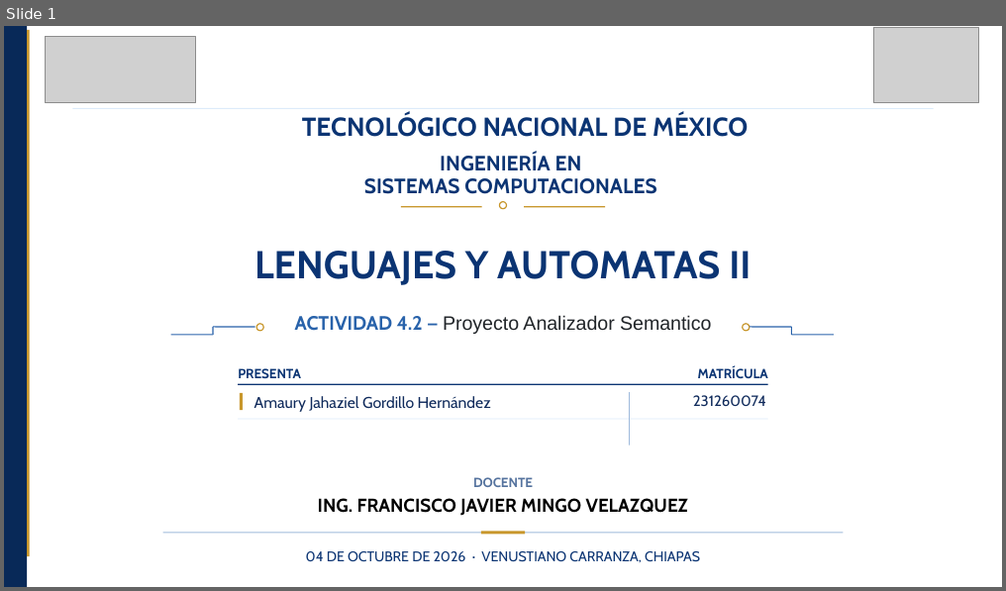
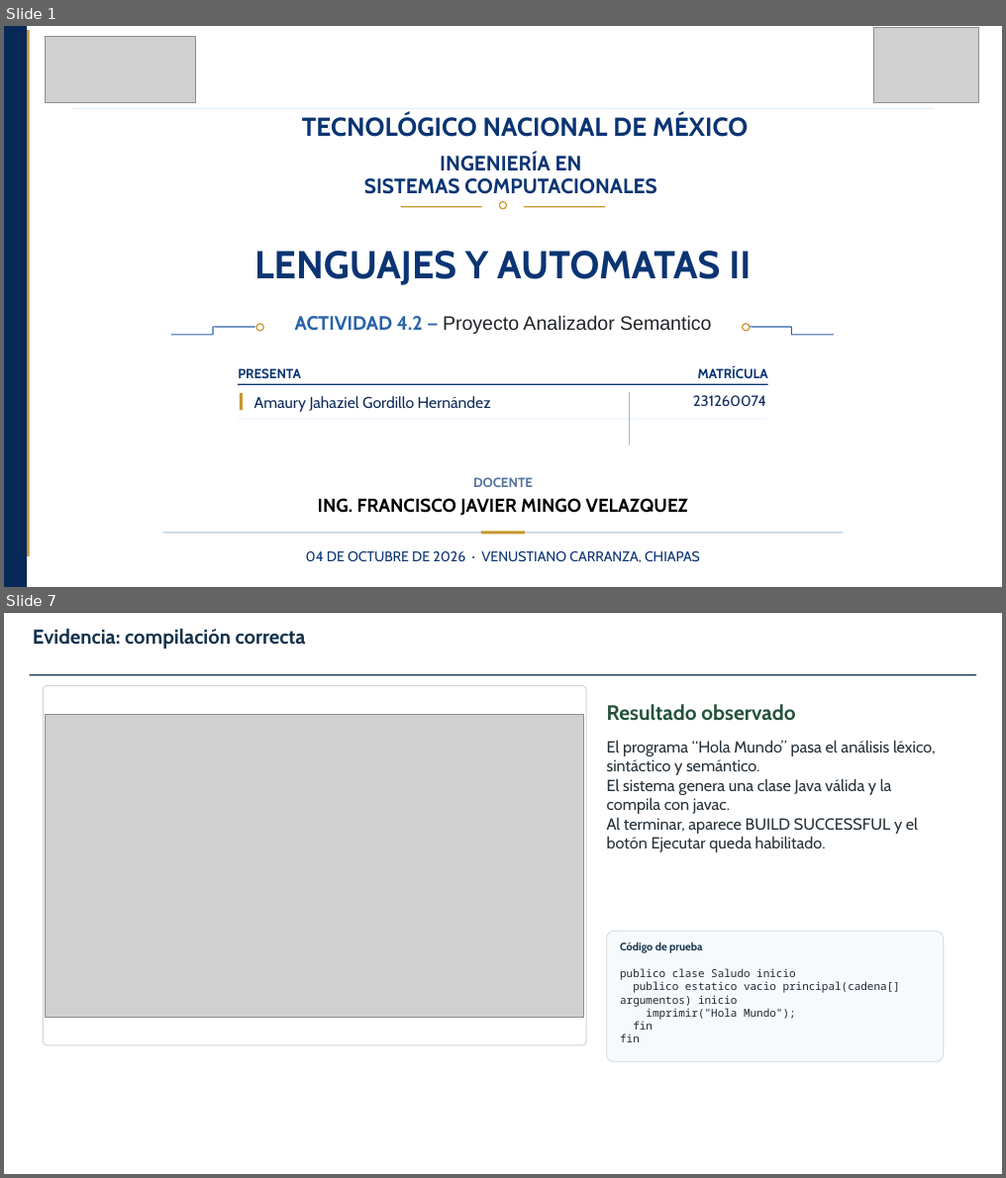
Before and after one commit to amaurycolochos-cpu/LENGUAJES-Y-AUTOMATAS-II, a slide deck: LYA-ll-Tema-4/Actividad 4.2 Proyecto Analizador Semantico_AmauryGordillo_LYA-II_7ISCM.pptx. Shown one above the other, each under a label of ours: slide 1 before the commit, slides 1 and 7 after it; the slides between them are not shown. The pictures are 1006x591 and 1006x1178 pixels, drawn with LibreOffice and Linux fonts; fonts in the diff are those of the drawing; grey boxes stand for pictures; background and template pictures are left out. Boxes give left, top, right and bottom in pixels: in the first picture for what was removed or moved away, otherwise in the second. Text is boxed around its words. In the diff, an @@ line names an element or a change of style, - is before the commit and + after.

```diff
--- a/LYA-ll-Tema-4/Actividad 4.2 Proyecto Analizador Semantico_AmauryGordillo_LYA-II_7ISCM.pptx
+++ b/LYA-ll-Tema-4/Actividad 4.2 Proyecto Analizador Semantico_AmauryGordillo_LYA-II_7ISCM.pptx
@@ slide 7 added at [4,613,1002,1174], background #FFFFFF @@
@@ text added at [33,628,306,649], 19.4 pt, text #14324B, bold @@
+Evidencia: compilación correcta
@@ line added from (30, 675) to (976, 675), #14324B 1.3 pt @@
@@ rounded rectangle added at [43,685,586,1046], outline #D0D6DC 1 pt @@
@@ picture added at [46,714,584,1017] @@
@@ text added at [607,704,795,721], 20 pt, text #24523D, bold @@
+Resultado observado
@@ text added at [607,740,936,853], 15.5 pt, text #27323A @@
+El programa “Hola Mundo” pasa el análisis léxico, sintáctico y semántico.
+El sistema genera una clase Java válida y la compila con javac.
+Al terminar, aparece BUILD SUCCESSFUL y el botón Ejecutar queda habilitado.
@@ rounded rectangle added at [607,931,944,1062], fill #F7FAFC, outline #D9E1E8 1 pt @@
@@ text added at [620,942,702,954], 10.5 pt, text #14324B, bold @@
+Código de prueba
@@ text added at [620,968,900,1043], 10.5 pt, text #1D2935 @@
+publico clase Saludo inicio
+publico estatico vacio principal(cadena[] argumentos) inicio
+imprimir("Hola Mundo");
+fin
+fin
```
Also in this commit, not shown: 2 slides changed, 11 other slides added, 10 slides removed.
